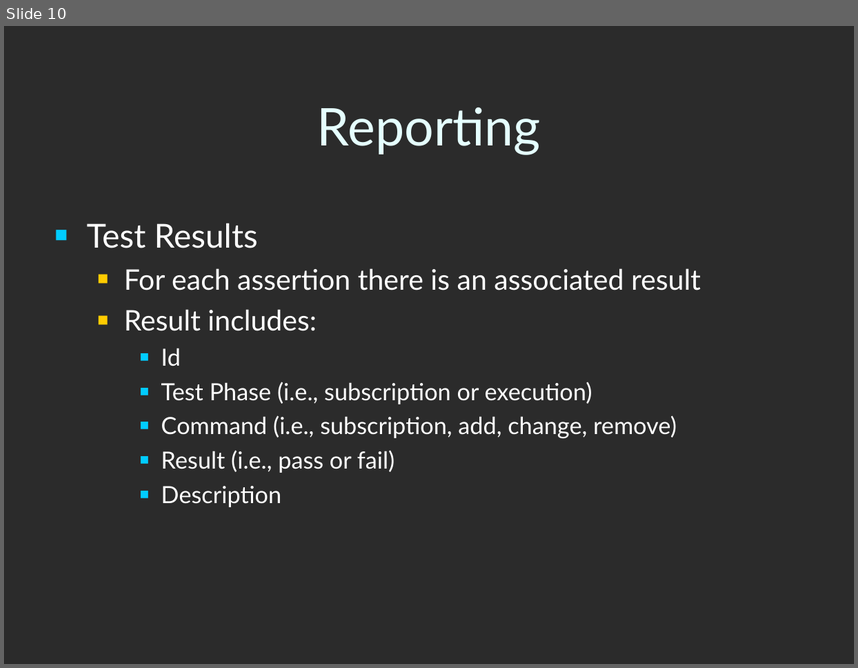
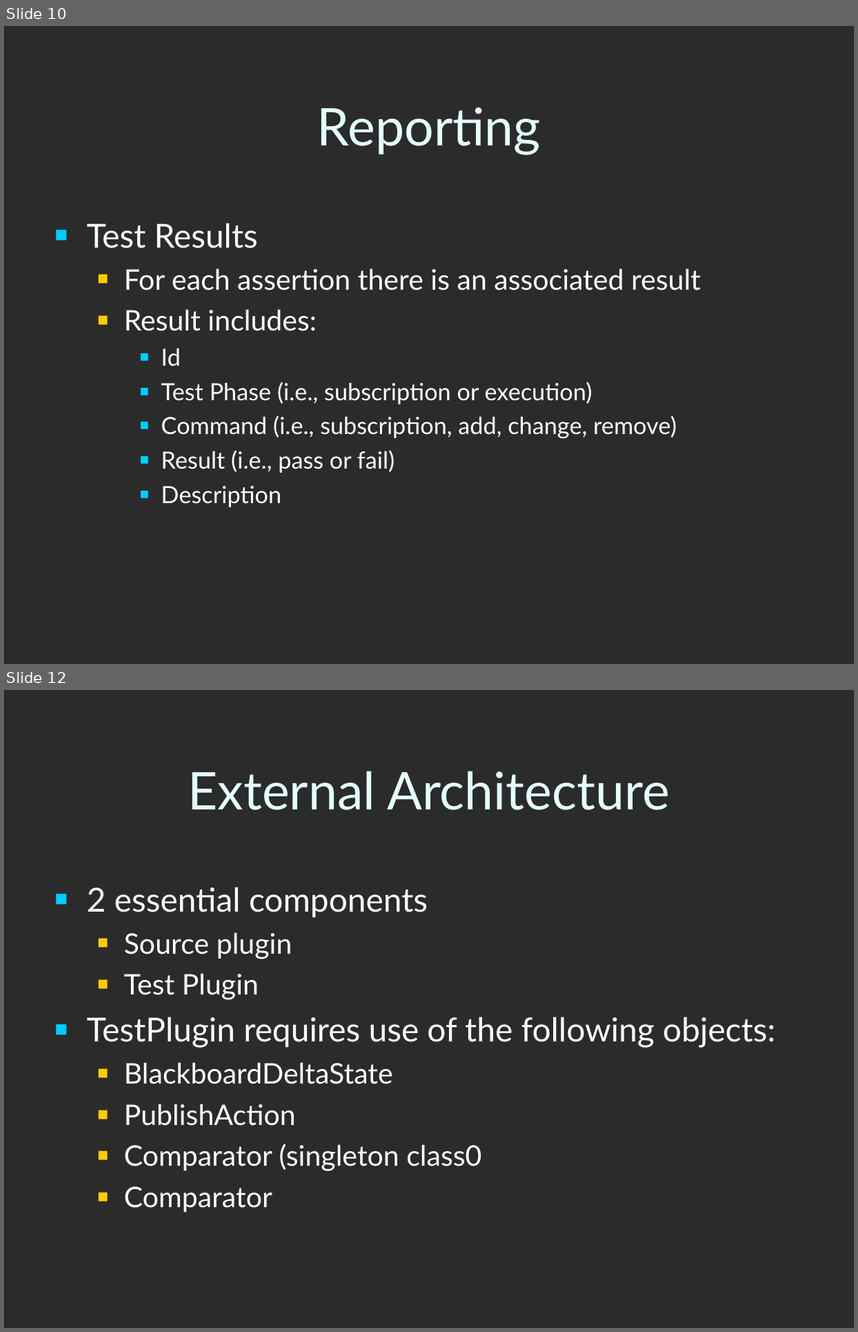
Before and after one commit to codeaudit/cougaar-cougaarunit, a slide deck: CougaarUnit/Cougaar Test Framework.ppt. Shown one above the other, each under a label of ours: slide 10 before the commit, slides 10 and 12 after it; the slides between them are not shown. The pictures are 858x668 and 858x1332 pixels, drawn with LibreOffice and Linux fonts; fonts in the diff are those of the drawing; background and template pictures are left out; a plain dark background stands for a picture behind light text. Boxes give left, top, right and bottom in pixels: in the first picture for what was removed or moved away, otherwise in the second. Text is boxed around its words. In the diff, an @@ line names an element or a change of style, - is before the commit and + after.

```diff
--- a/CougaarUnit/Cougaar Test Framework.ppt
+++ b/CougaarUnit/Cougaar Test Framework.ppt
@@ slide 12 added at <box>4,690,854,1328</box>, background picture (left out) @@
@@ title added at <box>188,771,670,810</box>, 44 pt, text #E5FFFF @@
+External Architecture
@@ text added at <box>87,887,775,1212</box>, 24 pt, text #FFFFFF @@
+■ 2 essential components
+  ■ Source plugin
+  ■ Test Plugin
+■ TestPlugin requires use of the following objects:
+  ■ BlackboardDeltaState
+  ■ PublishAction
+  ■ Comparator (singleton class0
+  ■ Comparator
```
Also in this commit, not shown: 6 other slides added, 1 slide removed, 9 other files.
